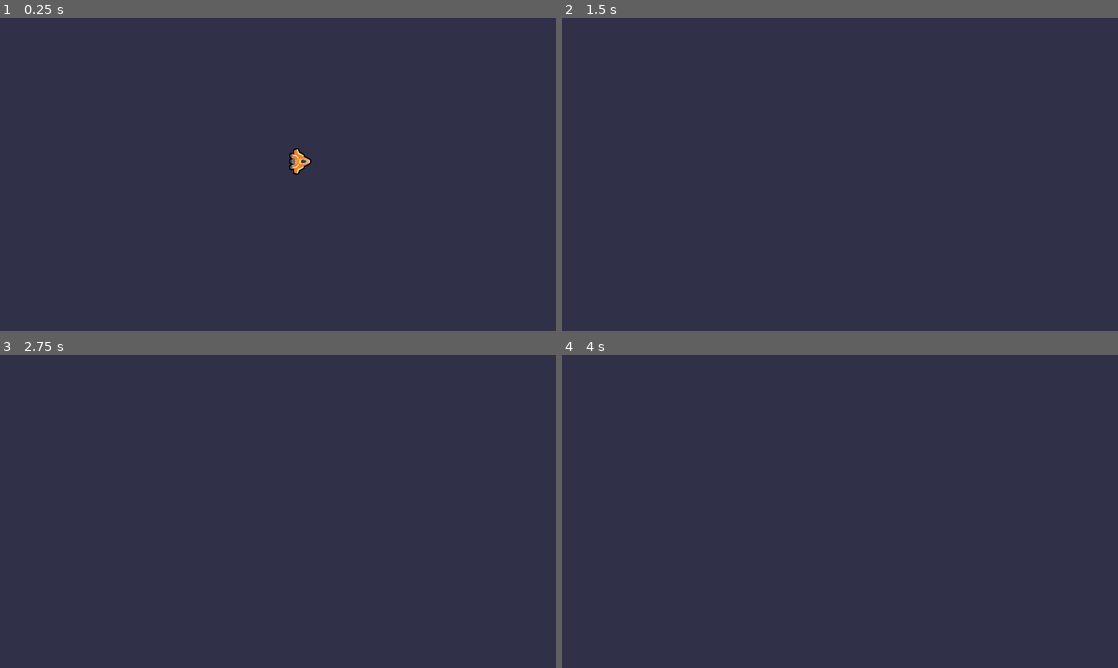
Above: before the commit, frames 1-4 (two rows, left to right).
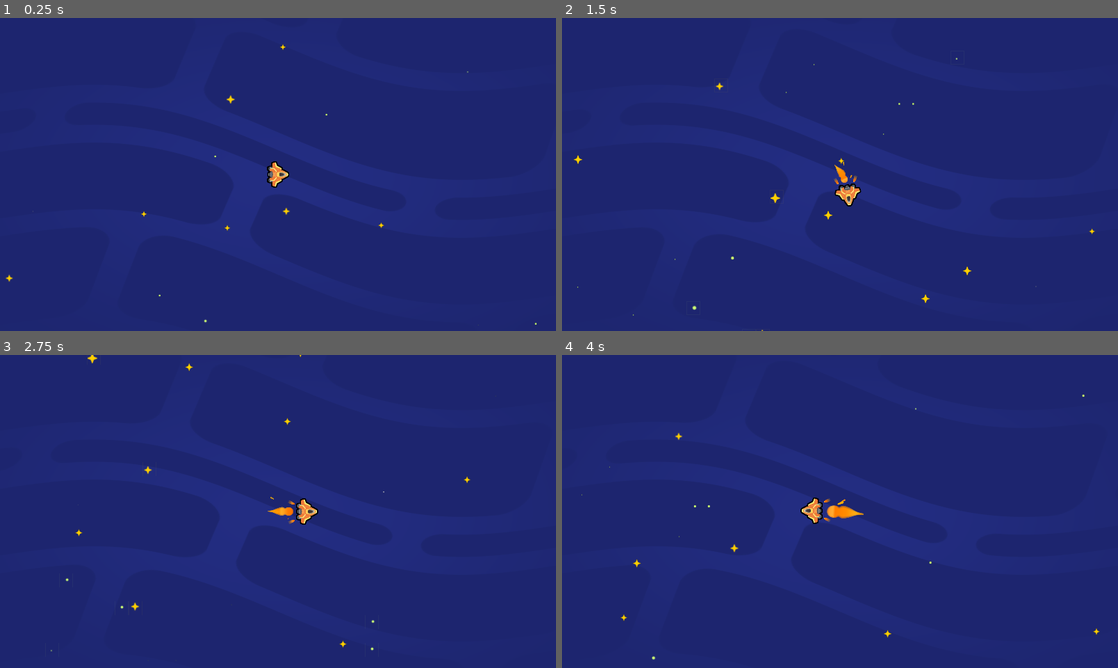
Above: after the commit, the same moments.

Repository: cmacht/gdquest
Game: Godot game, scene res://lessons/space_level.tscn
Same seed, same stepped clock (60 frames per second), same inputs: the game is played once before the commit and once after it. Before the commit the project starts from res://lessons/ship.tscn.
Inputs (mouse positions are in pixels of both pictures, inside the frame that each line leads up to):
- Up to frame 1 (0.25 s): no input
- Up to frame 2 (1.5 s): tap Enter at 0.5 s; move the mouse to (962, 158) at 0.52 s; hold D (move_right) 0.53-1.28 s; tap Space (boost) at 0.6, 1.35 s; click (962, 158) at 0.67 s; move the mouse to (728, 190) at 1.27 s; hold S (move_down) from 1.28 s (still down)
- Up to frame 3 (2.75 s): move the mouse to (333, 442) at 2.02 s; release S (move_down) at 2.03 s; hold D (move_right) from 2.03 s (still down); tap Z at 2.1 s; tap Space (boost) at 2.3 s
- Up to frame 4 (4 s): move the mouse to (812, 574) at 2.77 s; release D (move_right) at 2.78 s; hold W (move_up) 2.78-3.53 s; tap Enter at 2.85 s; click (812, 574) at 2.92 s; tap Space (boost) at 3.05, 3.8 s; move the mouse to (1006, 558) at 3.52 s; hold A (move_left) from 3.53 s (still down); tap F at 3.6 s

The runs differ from the first frame. In frame 1, 100% of the frame differs, in the area x 0-100%, y 0-100%; in frame 2, 100%; in frame 3, 100%; in frame 4, 100%.

Commit message:
bonus booster wip

Diff:
--- a/M4 To Space and Beyond/lessons/ship.gd
+++ b/M4 To Space and Beyond/lessons/ship.gd
@@ -16,6 +16,9 @@
 		direction = direction.normalized()
 
 	if Input.is_action_just_pressed('boost'):
+		var main_thruster := get_node_or_null('MainThruster')
+		if main_thruster:
+			main_thruster.scale *= 1.2
 		max_speed = boost_speed
 		get_node('Timer').start()
 
--- /dev/null
+++ b/M4 To Space and Beyond/lessons/space_level.tscn
@@ -0,0 +1,29 @@
+[gd_scene load_steps=5 format=3 uid="uid://62d7emejo8dt"]
+
+[ext_resource type="PackedScene" uid="uid://bfrjb10vuobma" path="res://lessons/ship.tscn" id="1_jnahh"]
+[ext_resource type="PackedScene" uid="uid://dgf54k70yiiff" path="res://assets/ship/main_thruster/main_thruster.tscn" id="2_o5v02"]
+[ext_resource type="PackedScene" uid="uid://bklom8bhpxg4h" path="res://assets/ship/side_thruster/side_thruster.tscn" id="3_y7ps0"]
+[ext_resource type="PackedScene" uid="uid://bxfevggvxo634" path="res://assets/background/space_background.tscn" id="4_6hd0d"]
+
+[node name="SpaceLevel" type="Node2D"]
+
+[node name="Sprite2D" parent="." instance=ExtResource("1_jnahh")]
+position = Vector2(962, 540)
+
+[node name="MainThruster" parent="Sprite2D" instance=ExtResource("2_o5v02")]
+position = Vector2(-33, 0)
+points = PackedVector2Array(0, 0, 33.3333, 0, 66.6667, 0)
+
+[node name="SideThruster" parent="Sprite2D" instance=ExtResource("3_y7ps0")]
+position = Vector2(-44, 31)
+rotation = 1.16731
+
+[node name="SideThruster2" parent="Sprite2D" instance=ExtResource("3_y7ps0")]
+position = Vector2(-45, -26)
+rotation = 2.01578
+
+[node name="Camera2D" type="Camera2D" parent="Sprite2D"]
+position_smoothing_enabled = true
+position_smoothing_speed = 12.0
+
+[node name="SpaceBackground" parent="." instance=ExtResource("4_6hd0d")]
--- a/M4 To Space and Beyond/project.godot
+++ b/M4 To Space and Beyond/project.godot
@@ -12,7 +12,7 @@
 
 config/name="M04. To Space and Beyond (Workbook)"
 config/tags=PackedStringArray("workbook")
-run/main_scene="res://lessons/ship.tscn"
+run/main_scene="res://lessons/space_level.tscn"
 config/features=PackedStringArray("4.3", "Forward Plus")
 config/icon="res://assets/ship.png"
 
